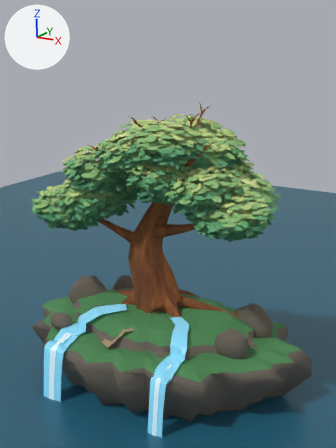
The Blender file art-source/blender/生命樹庭園_母稿.blend, before and after one commit.
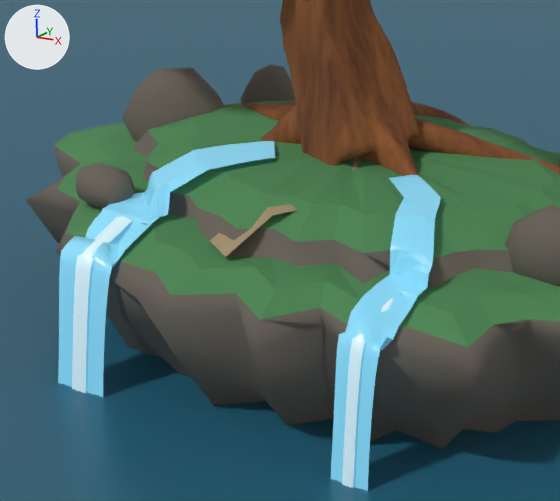
There are two pictures of each version: one from the file's camera '預覽_相機', one close up on the part from 6% to 70% of the width and 56% to 99% of the height. The lights are fixed; the arrows at upper left show +X, +Y and +Z. The last two pictures show the newer version.

The first close-up shows '中央島_岩塊_01', '中央島_岩塊_04', '中央島_岩塊_05', '主幹', '垂根_01', '水沫內光_中央左', '浮島_中央生命島', '溪流_中央右', '溪流_中央左', '瀑布_中央右', '瀑布_中央左', '預覽_海面' and 5 more.
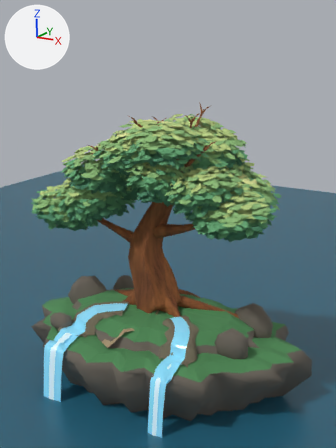
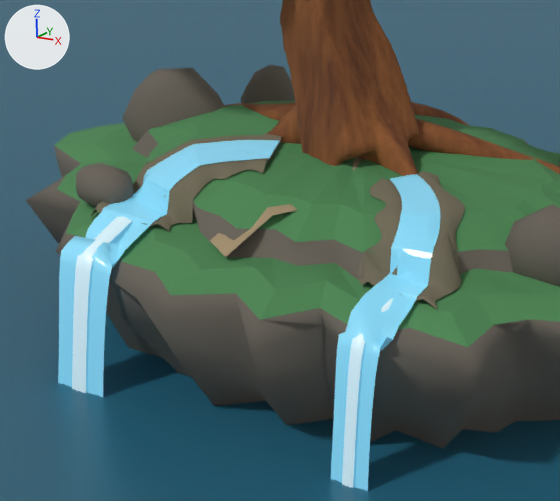
What differs and where, as boxes [x1, y1, x2, y2] in the close-ups (560 x 501 px):
'溪流_中央左', reshaped
    before: [101, 141, 275, 224]
    after: [101, 140, 280, 224]
'溪流_中央右', reshaped
    before: [375, 175, 441, 299]
    after: [375, 174, 440, 299]
'溪岸_中央右_1', added
    after: [416, 171, 465, 310]
'溪岸_中央右_0', added
    after: [358, 178, 402, 286]
'溪岸_中央左_1', added
    after: [151, 159, 269, 231]
'溪岸_中央左_0', added
    after: [91, 134, 282, 216]
'河床_中央左', added (mostly hidden)
    after: [134, 144, 280, 227]

Edits to the bpy script that builds the scene:
```text
Add mat_溪岸濕土:
    mat_溪岸濕土 = principled_material('溪岸濕土')
    mat_溪岸濕土.base_color = (0.18, 0.16, 0.105)  # dark yellow #766f5b
    mat_溪岸濕土.roughness = 0.98
Change me_溪流_中央左:
    used by ob_溪流_中央左; parent = ob_浮島世界_根節點; location = (0.0, 0.0, 0.0)
    remove me_溪流_中央左.from_pydata(...)  # 265 vertices, 208 faces; spans x -2.04..-0.57, y -1.76..-0.418, z -0.533..0.026
    add me_溪流_中央左.from_pydata(...)  # 330 vertices, 260 faces; spans x -2.04..-0.626, y -1.76..-0.389, z -0.533..0.028
    me_溪流_中央左 part 1: 260 vertices removed from x -2.038..-0.57, y -1.727..-0.418, z -0.503..0.026; 325 vertices added at x -2.038..-0.626, y -1.735..-0.389, z -0.504..0.028
Change me_溪流_中央右:
    used by ob_溪流_中央右; parent = ob_浮島世界_根節點; location = (0.0, 0.0, 0.0)
    remove me_溪流_中央右.from_pydata(...)  # 255 vertices, 200 faces; spans x 0.691..1.67, y -1.83..-0.424, z -0.507..0.04
    add me_溪流_中央右.from_pydata(...)  # 265 vertices, 208 faces; spans x 0.7..1.67, y -1.83..-0.419, z -0.507..0.039
    me_溪流_中央右 part 2: 249 vertices removed from x 0.691..1.669, y -1.799..-0.424, z -0.487..0.04; 259 vertices added at x 0.7..1.669, y -1.812..-0.419, z -0.486..0.039
Add me_溪岸_中央右_1:
    me_溪岸_中央右_1.from_pydata(...)  # 159 vertices, 104 faces; spans x 0.85..1.89, y -1.83..-0.21, z -0.56..0.05
    me_溪岸_中央右_1.polygons.foreach_set('use_smooth', [True] * 104)
    me_溪岸_中央右_1.materials.append(mat_溪岸濕土)  # dark yellow #766f5b
Add me_溪岸_中央右_0:
    me_溪岸_中央右_0.from_pydata(...)  # 159 vertices, 104 faces; spans x 0.595..1.261, y -1.83..-0.66, z -0.522..0.061
    me_溪岸_中央右_0.polygons.foreach_set('use_smooth', [True] * 104)
    me_溪岸_中央右_0.materials.append(mat_溪岸濕土)  # dark yellow #766f5b
Add me_溪岸_中央左_1:
    me_溪岸_中央左_1.from_pydata(...)  # 198 vertices, 130 faces; spans x -1.427..-0.546, y -1.76..-0.788, z -0.539..0.038
    me_溪岸_中央左_1.polygons.foreach_set('use_smooth', [True] * 130)
    me_溪岸_中央左_1.materials.append(mat_溪岸濕土)  # dark yellow #766f5b
Add me_溪岸_中央左_0:
    me_溪岸_中央左_0.from_pydata(...)  # 198 vertices, 130 faces; spans x -2.23..-0.77, y -1.76..-0.18, z -0.62..0.05
    me_溪岸_中央左_0.polygons.foreach_set('use_smooth', [True] * 130)
    me_溪岸_中央左_0.materials.append(mat_溪岸濕土)  # dark yellow #766f5b
Add me_河床_中央左:
    me_河床_中央左.from_pydata(...)  # 330 vertices, 260 faces; spans x -2.04..-0.626, y -1.76..-0.389, z -0.568..-0.007
    me_河床_中央左.materials.append(mat_溪岸濕土)  # dark yellow #766f5b
Add ob_溪岸_中央右_1:
    ob_溪岸_中央右_1 = bpy.data.objects.new('溪岸_中央右_1', me_溪岸_中央右_1)
    ob_溪岸_中央右_1.parent = ob_浮島世界_根節點
    ob_溪岸_中央右_1.location = (0.0, 0.0, 0.0)
Add ob_溪岸_中央右_0:
    ob_溪岸_中央右_0 = bpy.data.objects.new('溪岸_中央右_0', me_溪岸_中央右_0)
    ob_溪岸_中央右_0.parent = ob_浮島世界_根節點
    ob_溪岸_中央右_0.location = (0.0, 0.0, 0.0)
Add ob_溪岸_中央左_1:
    ob_溪岸_中央左_1 = bpy.data.objects.new('溪岸_中央左_1', me_溪岸_中央左_1)
    ob_溪岸_中央左_1.parent = ob_浮島世界_根節點
    ob_溪岸_中央左_1.location = (0.0, 0.0, 0.0)
Add ob_溪岸_中央左_0:
    ob_溪岸_中央左_0 = bpy.data.objects.new('溪岸_中央左_0', me_溪岸_中央左_0)
    ob_溪岸_中央左_0.parent = ob_浮島世界_根節點
    ob_溪岸_中央左_0.location = (0.0, 0.0, 0.0)
Add ob_河床_中央左:
    ob_河床_中央左 = bpy.data.objects.new('河床_中央左', me_河床_中央左)
    ob_河床_中央左.parent = ob_浮島世界_根節點
    ob_河床_中央左.location = (0.0, 0.0, 0.0)
```
